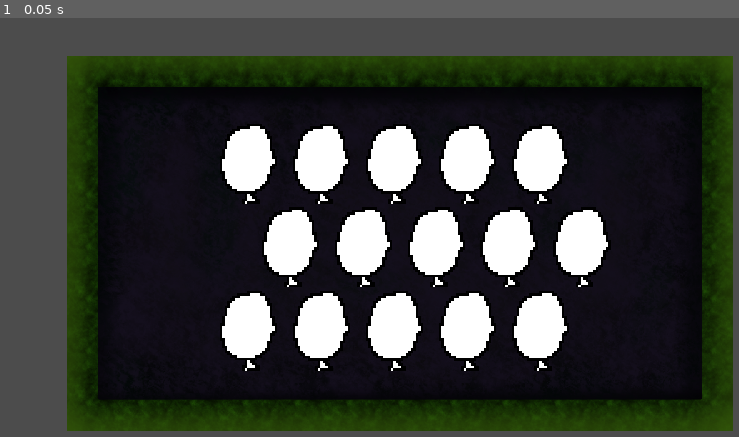
Above: before the commit, frame 1.
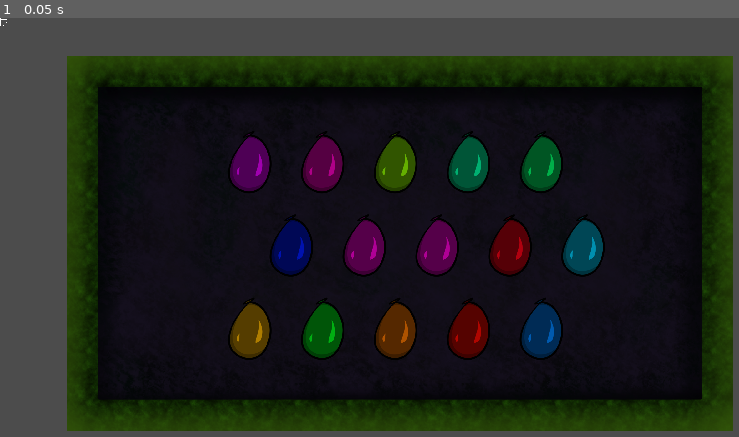
Above: after the commit, the same moment.

Repository: yimmit303/Creepy_Clown_Carnival
Game: Godot game, scene res://Minigames/Balloon Game/Balloon_Game.tscn
The game is run twice, just before and just after one commit, with the same random seed, the same clock (stepped at 60 frames per second) and the same inputs. This scene is started directly instead of the project's main scene.
Inputs:
- Up to frame 1 (0.05 s): no input

The runs differ from the first frame. In frame 1, 14% of the frame differs, in the area x 0-83%, y 0-85%.

Commit message:
More balloon stuff

Diff:
--- a/Minigames/Balloon Game/Balloon.tscn
+++ b/Minigames/Balloon Game/Balloon.tscn
@@ -1,16 +1,29 @@
-[gd_scene load_steps=4 format=2]
+[gd_scene load_steps=7 format=2]
 
 [ext_resource path="res://Minigames/Balloon Game/Balloon.gd" type="Script" id=1]
-[ext_resource path="res://Minigames/Balloon Game/Sprites/Balloon.png" type="Texture" id=2]
+[ext_resource path="res://Minigames/Balloon Game/Sprites/balloon-pop1.png" type="Texture" id=2]
+[ext_resource path="res://Minigames/Balloon Game/Sprites/balloon-original.png" type="Texture" id=3]
+[ext_resource path="res://Minigames/Balloon Game/Sprites/balloon-pop2.png" type="Texture" id=4]
 
-[sub_resource type="RectangleShape2D" id=1]
-extents = Vector2( 10, 14.3487 )
+[sub_resource type="SpriteFrames" id=2]
+animations = [ {
+"frames": [ ExtResource( 3 ), ExtResource( 2 ), ExtResource( 4 ) ],
+"loop": false,
+"name": "Pop",
+"speed": 5.0
+} ]
 
-[node name="Balloon" type="Sprite"]
-texture = ExtResource( 2 )
+[sub_resource type="CapsuleShape2D" id=3]
+radius = 65.4596
+height = 60.5542
+
+[node name="Balloon" type="AnimatedSprite"]
+frames = SubResource( 2 )
+animation = "Pop"
+speed_scale = 10.0
 script = ExtResource( 1 )
 
 [node name="Area2D" type="Area2D" parent="."]
 
 [node name="CollisionShape2D" type="CollisionShape2D" parent="Area2D"]
-shape = SubResource( 1 )
+shape = SubResource( 3 )
--- a/Minigames/Balloon Game/BalloonSpawner.gd
+++ b/Minigames/Balloon Game/BalloonSpawner.gd
@@ -10,10 +10,9 @@
 		for y in range(3):
 			var new_balloon = Balloon.instance()
 			new_balloon.position = Vector2(600 + 175 * x + (y % 2 * 100), 350 + 200 * y)
-			new_balloon.scale = Vector2(6, 6)
+			new_balloon.scale = Vector2(0.75, 0.75)
+			new_balloon.modulate = Color().from_hsv(randf(), 1, 1)
 			self.add_child(new_balloon)
-	var children = self.get_children()
-	pass
 
 # Called every frame. 'delta' is the elapsed time since the previous frame.
 #func _process(delta):
--- /dev/null
+++ b/Minigames/Balloon Game/Balloon_Game.gd
@@ -0,0 +1,13 @@
+extends Node2D
+
+var active = false
+
+# Called when the node enters the scene tree for the first time.
+func _ready():
+	pass # Replace with function body.
+
+func make_active():
+	Input.set_mouse_mode(Input.MOUSE_MODE_HIDDEN)
+
+func pause_game():
+	pass
--- a/Minigames/Balloon Game/Balloon_Game.tscn
+++ b/Minigames/Balloon Game/Balloon_Game.tscn
@@ -1,36 +1,17 @@
-[gd_scene load_steps=4 format=2]
+[gd_scene load_steps=5 format=2]
 
 [ext_resource path="res://Minigames/Balloon Game/BalloonSpawner.gd" type="Script" id=1]
 [ext_resource path="res://Minigames/Balloon Game/DartThrower.tscn" type="PackedScene" id=2]
 [ext_resource path="res://Minigames/Balloon Game/balloon-bg-v1.png" type="Texture" id=3]
+[ext_resource path="res://Minigames/Balloon Game/Balloon_Game.gd" type="Script" id=4]
 
-[node name="Spatial" type="Node2D"]
+[node name="BalloonGame" type="Node2D"]
+pause_mode = 1
+script = ExtResource( 4 )
 
-[node name="balloon-bg-v1" type="Sprite" parent="."]
+[node name="BG" type="Sprite" parent="."]
 position = Vector2( 960, 540 )
 texture = ExtResource( 3 )
-
-[node name="BG" type="ColorRect" parent="."]
-visible = false
-margin_left = 160.0
-margin_top = 90.0
-margin_right = 1760.0
-margin_bottom = 990.0
-color = Color( 0.870588, 0.219608, 0.101961, 1 )
-__meta__ = {
-"_edit_use_anchors_": false
-}
-
-[node name="BG2" type="ColorRect" parent="."]
-visible = false
-margin_left = 210.0
-margin_top = 140.0
-margin_right = 1710.0
-margin_bottom = 940.0
-color = Color( 0.258824, 0.176471, 0.0901961, 1 )
-__meta__ = {
-"_edit_use_anchors_": false
-}
 
 [node name="BalloonSpawner" type="Node2D" parent="."]
 script = ExtResource( 1 )
--- a/Minigames/Balloon Game/Dart.gd
+++ b/Minigames/Balloon Game/Dart.gd
@@ -1,9 +1,14 @@
 extends Node2D
 
+var offset = Vector2(0, 0)
+var time = 0
 
 func _ready():
 	pass # Replace with function body.
 
 
 func _process(delta):
-	$Reticle.position = get_viewport().get_mouse_position()
+	$Reticle.position = get_viewport().get_mouse_position() + offset
+	offset.y = 25 * sin(4*time)
+	offset.x = 25 * sin(2*time + PI)
+	time += delta
